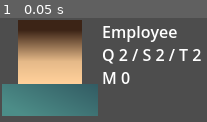
Above: before the commit, frame 1.
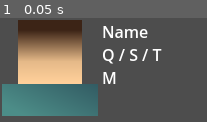
Above: after the commit, the same moment.

Repository: ltbk2023/pig
Game: Godot game, scene res://employee/employee.tscn
Same seed, same stepped clock (60 frames per second), same inputs: the game is played once before the commit and once after it. This scene is started directly instead of the project's main scene.
Inputs:
- Up to frame 1 (0.05 s): no input

The runs differ from the first frame. In frame 1, 4.7% of the frame differs, in the area x 50-98%, y 7-64%.
Error after the commit: Parse Error: Function "check_task_can_be_assigned_to_employee()" not found in base self. (res://employee/employee.gd:58)

Commit message:
PIG-112: Destroy Hook after issue if completed

Diff:
--- a/PIG/employee/employee.gd
+++ b/PIG/employee/employee.gd
@@ -46,8 +46,18 @@
 
 	if task is Issue:
 		task.add_progress(speed + speed_modifier)
-
-
+		if task.state == Issue.IssueState.COMPLETED:
+			unassign_issue()
 
 func _on_button_button_up():
 	pass # Replace with function body.
+
+# Unassigns issue from the employee. Return bool indicating whether it was
+# successful
+func unassign_issue() -> bool:
+	if not check_task_can_be_assigned_to_employee():
+		$TaskHook.get_child(0).queue_free()
+		update_summary()
+		update_extended()
+		return true
+	return false
--- a/PIG/issue/issue.gd
+++ b/PIG/issue/issue.gd
@@ -50,7 +50,17 @@
 	self.__progress += progress
 	if self.__progress >= self.time:
 		self.state = IssueState.COMPLETED
+		unassign_employee()
 
 # when button is realised toggle extended description visibility
 func _on_button_button_up():
 	set_visibility_od_exteded_desription(not $Extended.visible)
+
+# Unassign employee from this issue. Return bool indicating whether successful
+func unassign_employee() -> bool:
+	if not check_employee_can_be_assigned():
+		$EmployeeHook.get_child(0).queue_free()
+		update_summary()
+		update_extended()
+		return true
+	return false
